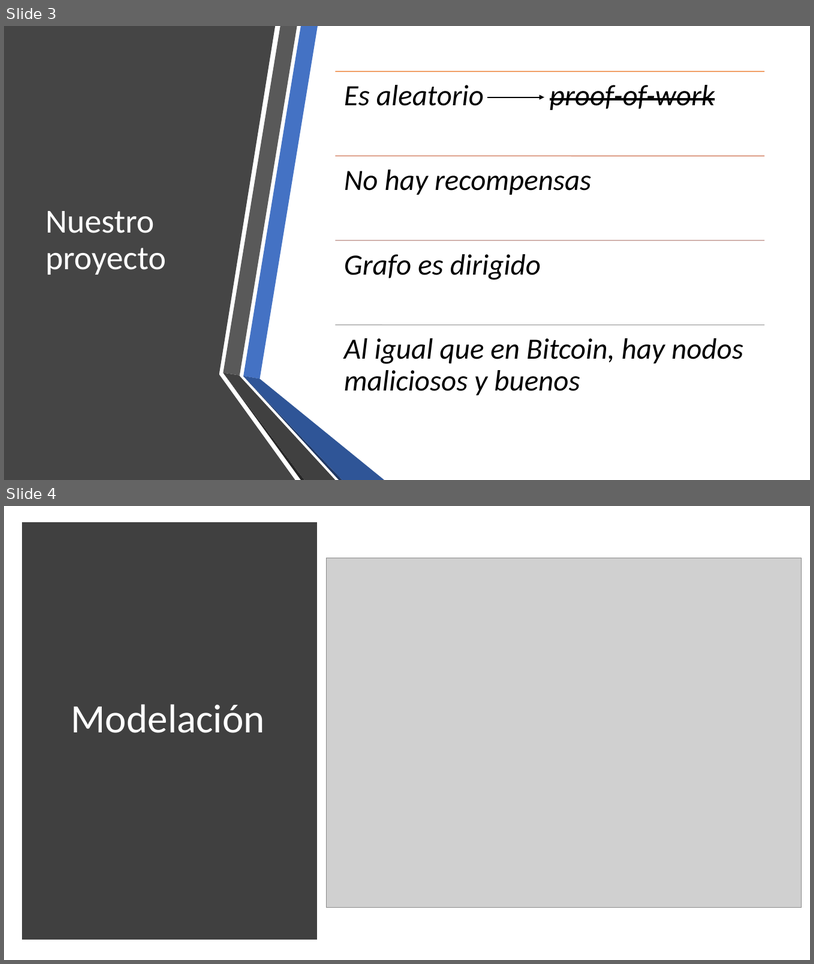
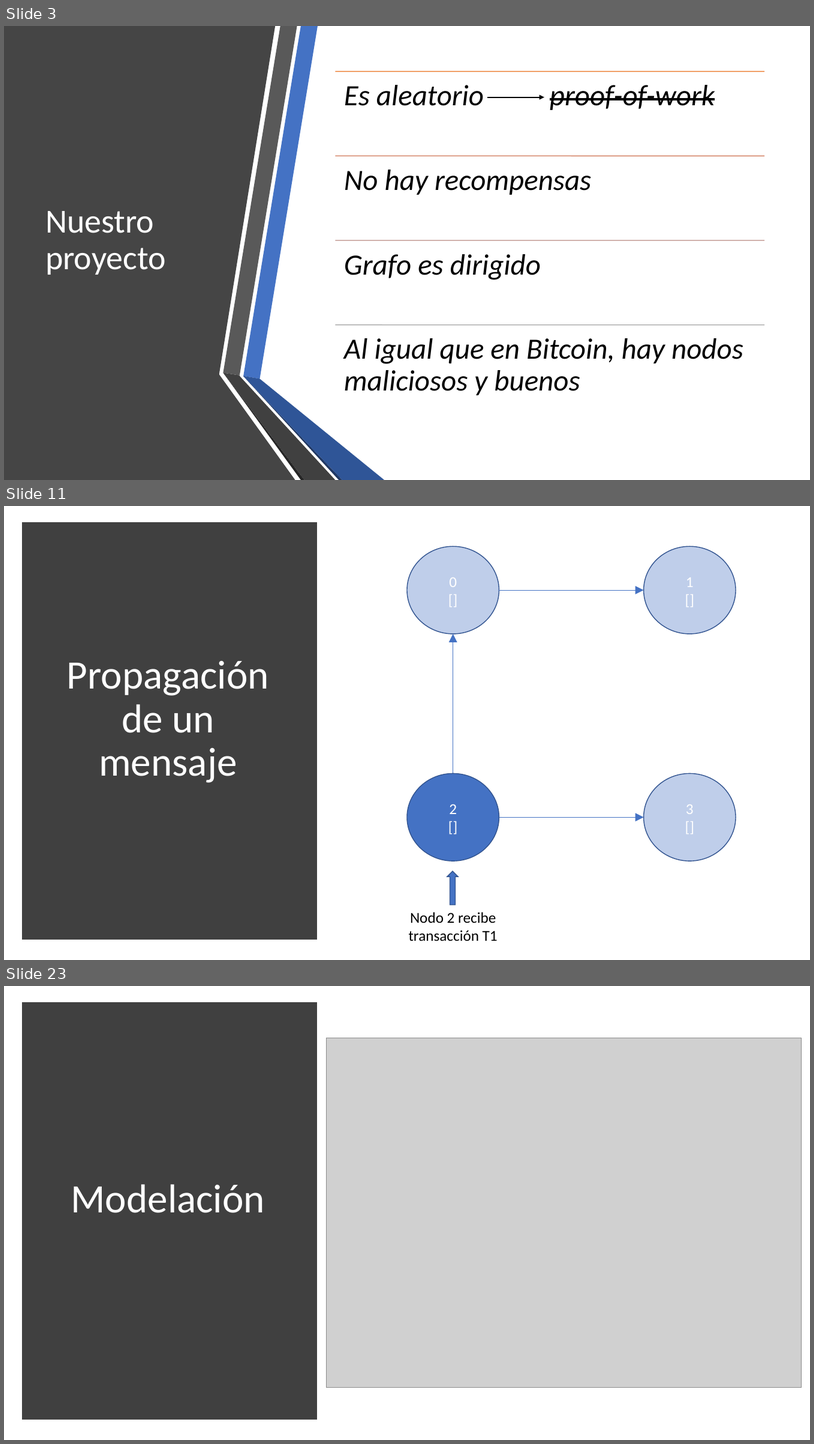
Before and after one commit to jtvigneaux/proyecto-1-criptomonedas, a slide deck: Presentación/Presentación.pptx. Shown one above the other, each under a label of ours: slides 3 and 4 before the commit, slides 3, 11 and 23 after it; the slides between them are not shown. The pictures are 814x964 and 814x1444 pixels, drawn with LibreOffice and Linux fonts; fonts in the diff are those of the drawing; grey boxes stand for pictures. Boxes give left, top, right and bottom in pixels: in the first picture for what was removed or moved away, otherwise in the second. Text is boxed around its words. In the diff, an @@ line names an element or a change of style, - is before the commit and + after.

```diff
--- a/Presentación/Presentación.pptx
+++ b/Presentación/Presentación.pptx
@@ slide 11 added at (x1=4, y1=506, x2=810, y2=960), background #FFFFFF @@
@@ rectangle added at (x1=26, y1=526, x2=313, y2=936), fill #404040, outline #404040 10 pt @@
@@ ellipse added at (x1=408, y1=547, x2=500, y2=634), fill #4472C4 at 34% opacity, outline #325491 1 pt, 18 pt, text #FFFFFF @@
+0
+[]
@@ ellipse added at (x1=644, y1=547, x2=736, y2=634), fill #4472C4 at 34% opacity, outline #325491 1 pt, 18 pt, text #FFFFFF @@
+1
+[]
@@ arrow added from (500, 590) to (644, 590), #4472C4 0.5 pt @@
@@ arrow added from (453, 774) to (453, 634), #4472C4 0.5 pt @@
@@ title added at (x1=67, y1=661, x2=269, y2=783), 48 pt, text #FFFFFF @@
+Propagación de un mensaje
@@ ellipse added at (x1=408, y1=774, x2=500, y2=861), fill #4472C4, outline #325491 1 pt, 18 pt, text #FFFFFF @@
+2
+[]
@@ ellipse added at (x1=644, y1=774, x2=736, y2=861), fill #4472C4 at 34% opacity, outline #325491 1 pt, 18 pt, text #FFFFFF @@
+3
+[]
@@ arrow added from (500, 817) to (644, 817), #4472C4 0.5 pt @@
@@ down arrow added at (x1=447, y1=871, x2=458, y2=904), fill #4472C4, outline #325491 1 pt @@
@@ text added at (x1=409, y1=912, x2=498, y2=941), 18 pt, text #000000 @@
+Nodo 2 recibe transacción T1
@@ what was slide 4 is now slide 23 @@
```
Also in this commit, not shown: 1 slide changed, 19 other slides added, 2 other files.
